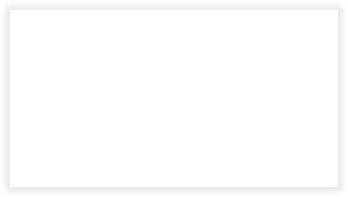
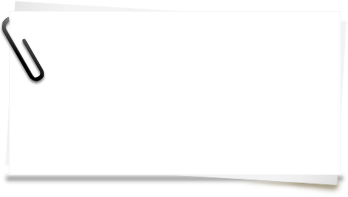
Before/after of a 348px x 197px layered artwork. What changed in the layer stack:
hid "Nowa warstwa" over [10, 10, 338, 187]
hid "Nowa warstwa#1" over [0, 1, 347, 195]
showed "Tło" over [0, 1, 347, 195]
